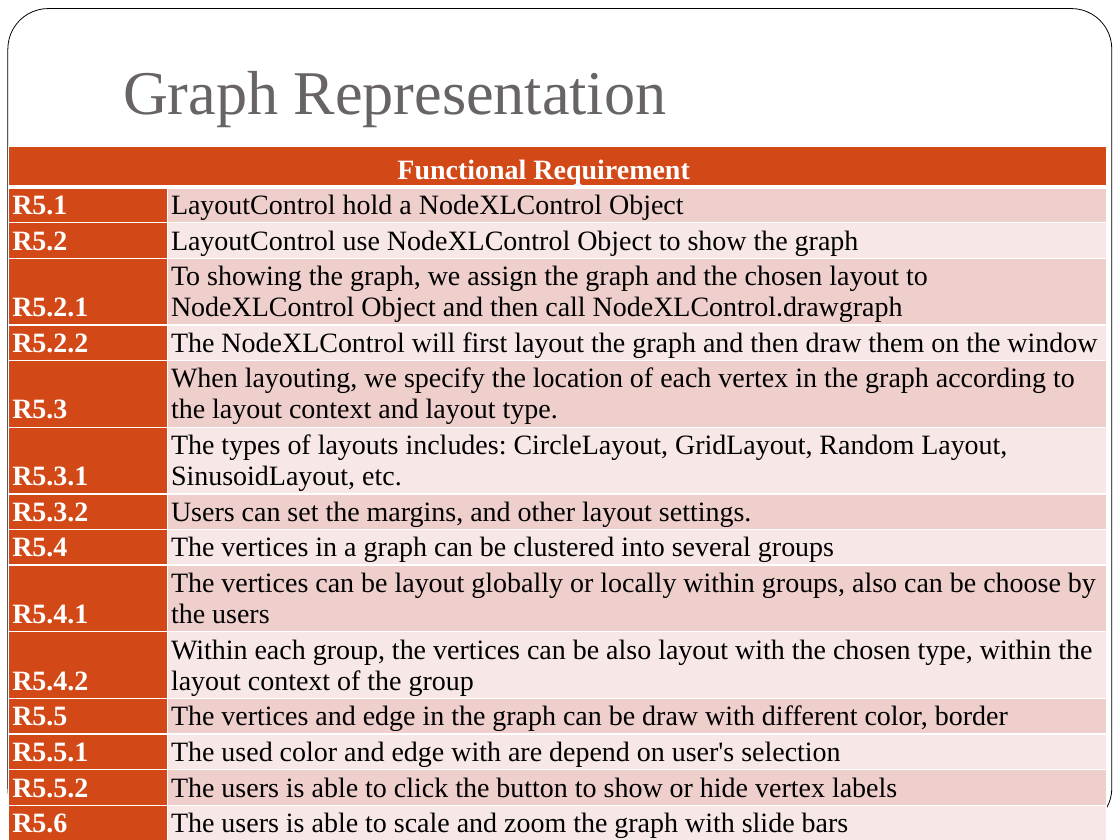
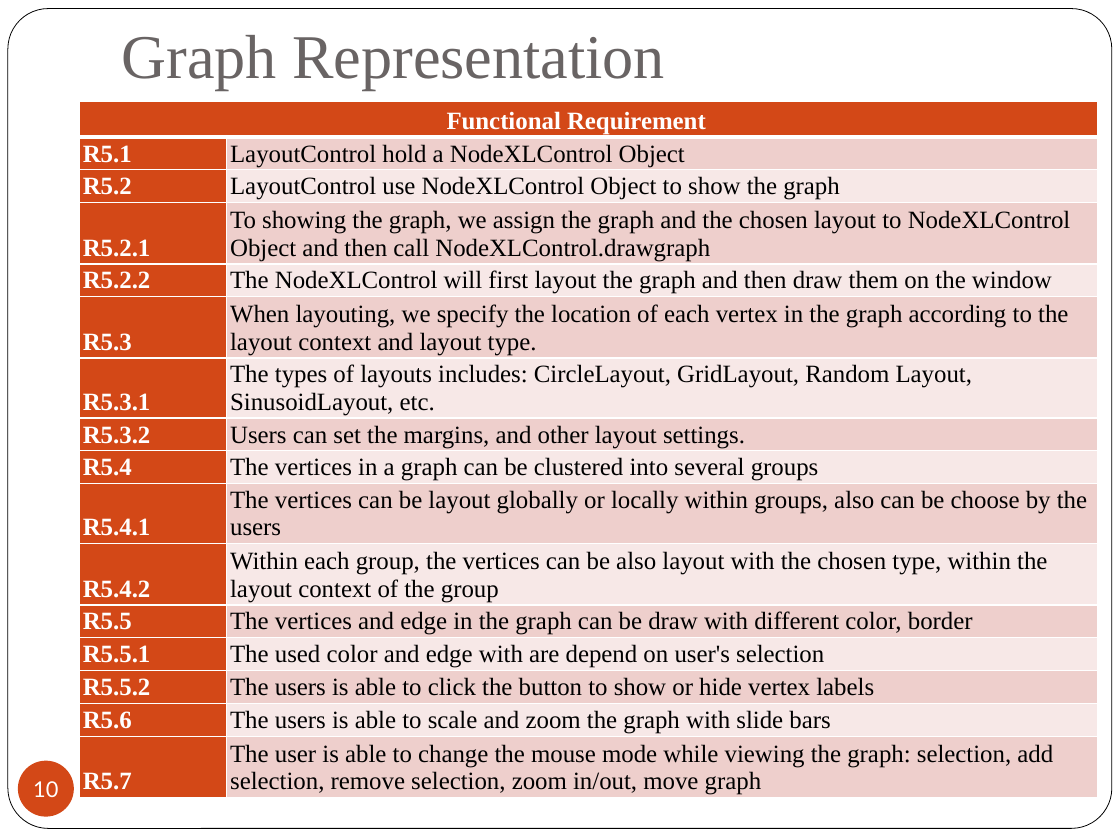
Before and after one commit to 2014-sed-team3/term-project, a slide deck: slide 10 of project/report/report.pptx. Drawn at 1120x840 pixels with LibreOffice and Linux fonts; fonts in the diff are those of the drawing. Boxes give left, top, right and bottom in pixels: in the first picture for what was removed or moved away, otherwise in the second. Text is boxed around its words. In the diff, an @@ line names an element or a change of style, - is before the commit and + after.

```diff
--- a/project/report/report.pptx
+++ b/project/report/report.pptx
@@ title "Graph Representation" moved from (x1=123, y1=71, x2=667, y2=126) to (x1=122, y1=35, x2=666, y2=90) @@
@@ table at (x1=80, y1=101, x2=1099, y2=808) @@
@@ size 18 to 16 pt @@
@@ table resized from (x1=9, y1=147, x2=1108, y2=840) to (x1=80, y1=101, x2=1099, y2=808) @@
```
Also in this commit, not shown: 3 other slides changed.
